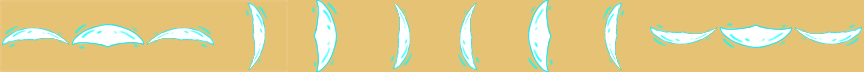
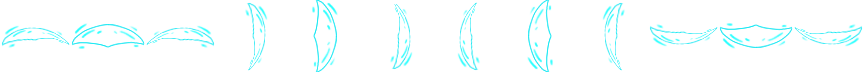
Layers edited between the first and the second 864px x 72px image:
hid "Calque 1" over box(0, 0, 864, 72)
